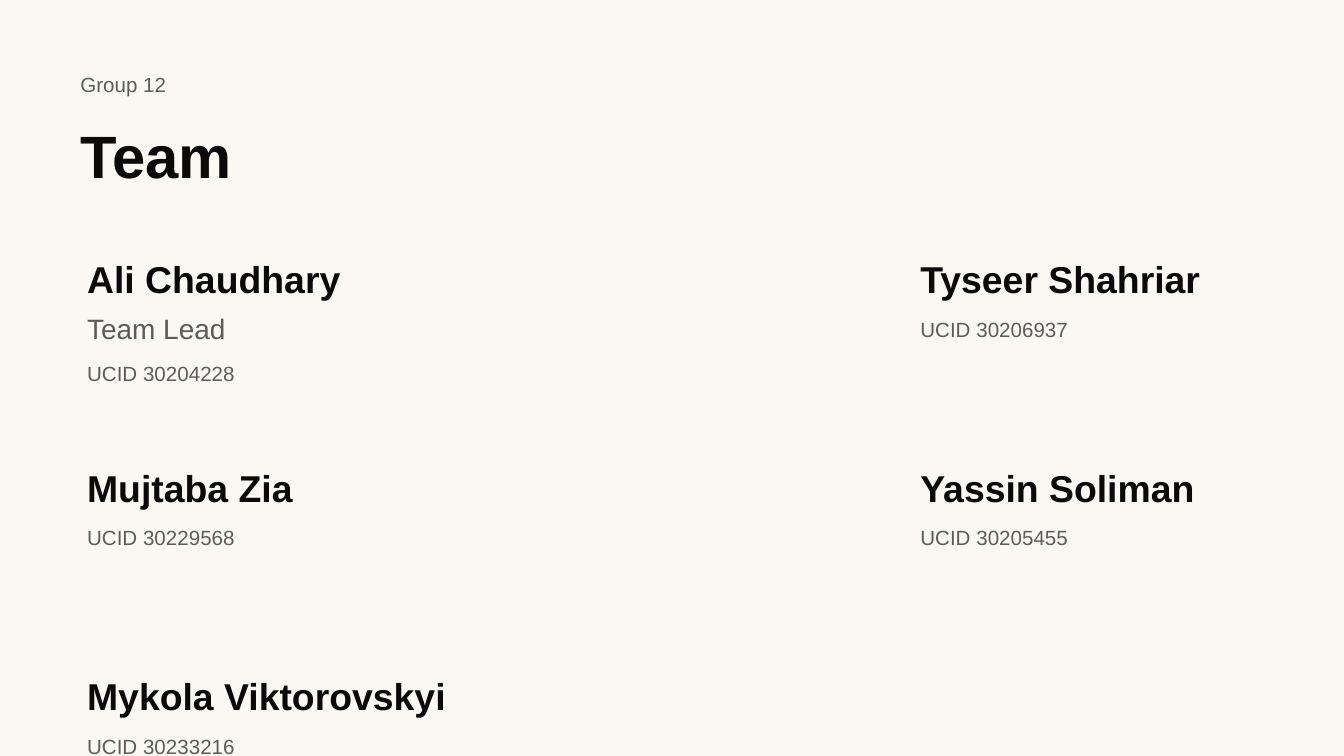
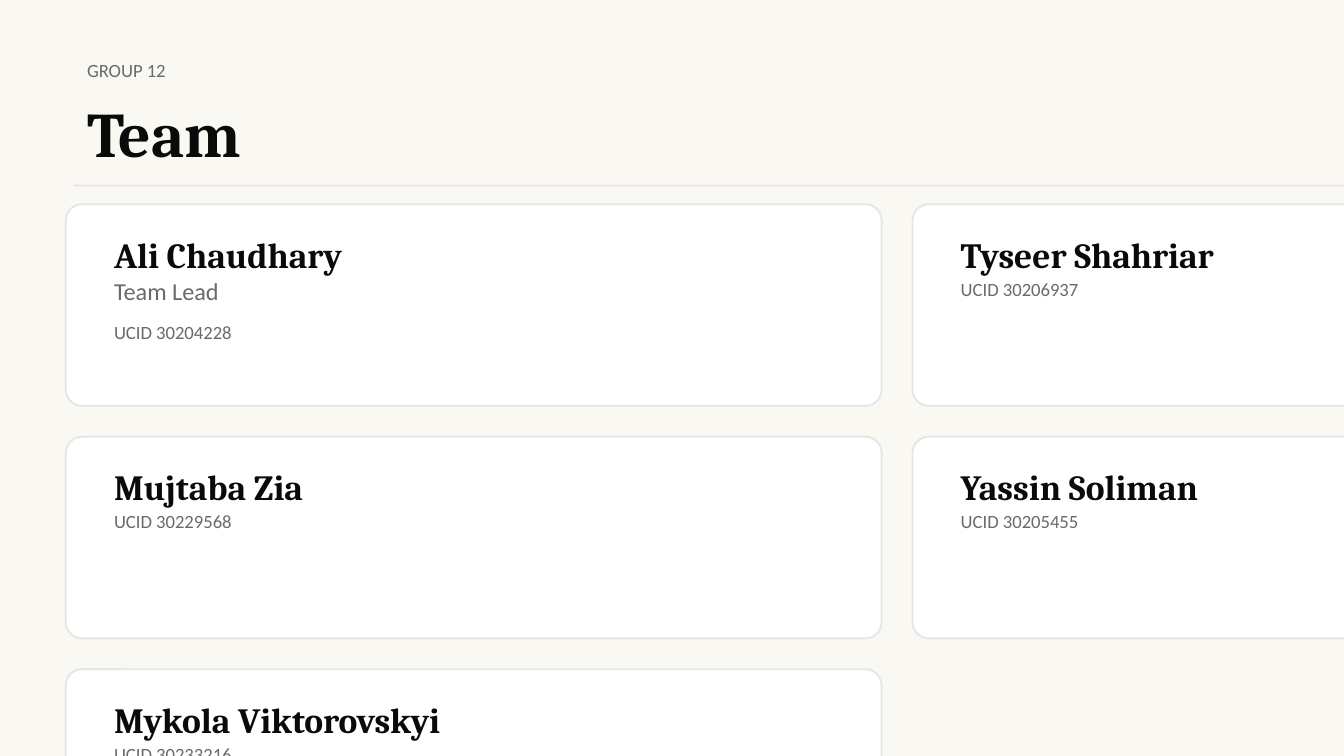
Before and after one commit to ENSF-400-Group-12/ENSF-400-Group-12-Presentation, a slide deck: slide 2 of export/ClosetAI-ENSF400-Group12.pptx. Drawn at 1344x756 pixels with LibreOffice and Linux fonts; fonts in the diff are those of the drawing. Boxes give left, top, right and bottom in pixels: in the first picture for what was removed or moved away, otherwise in the second. Text is boxed around its words. In the diff, an @@ line names an element or a change of style, - is before the commit and + after.

Commit message:
fix(exports): align PPTX/PDF with web deck layout and typography
Shared header rule, cream/white card panels, serif+sans pairing (Georgia/Calibri in PPT, Times/Helvetica in PDF), 16:9 PDF canvas, centered title slide. Regenerated export artifacts.

```diff
--- a/export/ClosetAI-ENSF400-Group12.pptx
+++ b/export/ClosetAI-ENSF400-Group12.pptx
@@ text "Team": place and size @@
-text "Team" at [80, 137, 232, 179]
+text "Team" at [87, 114, 241, 158]
@@ text "Team" at [87, 114, 241, 158]: size 32 to 34 pt, font Arial to Cambria @@
@@ text at [87, 65, 166, 77]: text changed; size 11 to 10 pt; font Arial to Calibri; text colour #5C5C5C to #6A6A6A @@
-Group 12
+GROUP 12
@@ rounded rectangle added at [66, 204, 882, 406], fill #FFFFFF, outline #E6E6E6 1 pt @@
@@ line added from (74, 185) to (1344, 185), #E6E6E6 1 pt @@
@@ rounded rectangle added at [913, 204, 1344, 406], fill #FFFFFF, outline #E6E6E6 1 pt @@
@@ text "Ali Chaudhary": place and size @@
-text "Ali Chaudhary" at [87, 266, 340, 301]
+text "Ali Chaudhary" at [114, 243, 342, 276]
@@ size 20 to 19 pt, font Arial to Cambria in 5 elements at [114, 475, 303, 508], [961, 475, 1198, 501], [114, 708, 440, 741], [114, 243, 342, 276], [961, 243, 1213, 276] @@
@@ text "Tyseer Shahriar": place and size @@
-text "Tyseer Shahriar" at [920, 266, 1200, 301]
+text "Tyseer Shahriar" at [961, 243, 1213, 276]
@@ text "Team Lead": place and size @@
-text "Team Lead" at [87, 318, 225, 340]
+text "Team Lead" at [114, 283, 219, 300]
@@ text "Team Lead" at [114, 283, 219, 300]: size 15 to 13 pt, font Arial to Calibri, text colour #5C5C5C to #6A6A6A @@
@@ size 11 to 10 pt, font Arial to Calibri, text colour #5C5C5C to #6A6A6A in 5 elements at [101, 737, 847, 756], [114, 515, 231, 528], [961, 516, 1078, 528], [114, 326, 231, 339], [961, 283, 1078, 296] @@
@@ text "UCID 30206937": place and size @@
-text "UCID 30206937" at [920, 322, 1067, 337]
+text "UCID 30206937" at [961, 283, 1078, 296]
@@ text "UCID 30204228": place and size @@
-text "UCID 30204228" at [87, 366, 234, 381]
+text "UCID 30204228" at [114, 326, 231, 339]
@@ rounded rectangle added at [66, 437, 882, 638], fill #FFFFFF, outline #E6E6E6 1 pt @@
@@ rounded rectangle added at [913, 437, 1344, 638], fill #FFFFFF, outline #E6E6E6 1 pt @@
@@ text "Mujtaba Zia": place and size @@
-text "Mujtaba Zia" at [87, 475, 293, 509]
+text "Mujtaba Zia" at [114, 475, 303, 508]
@@ text "Yassin Soliman": place and size @@
-text "Yassin Soliman" at [920, 475, 1194, 503]
+text "Yassin Soliman" at [961, 475, 1198, 501]
@@ text "UCID 30229568": place and size @@
-text "UCID 30229568" at [87, 530, 234, 545]
+text "UCID 30229568" at [114, 515, 231, 528]
@@ text "UCID 30205455": place and size @@
-text "UCID 30205455" at [920, 530, 1067, 545]
+text "UCID 30205455" at [961, 516, 1078, 528]
@@ rounded rectangle added at [66, 669, 882, 756], fill #FFFFFF, outline #E6E6E6 1 pt @@
@@ text "Mykola Viktorovskyi": place and size @@
-text "Mykola Viktorovskyi" at [87, 683, 445, 718]
+text "Mykola Viktorovskyi" at [114, 708, 440, 741]
@@ text "UCID 30233216": place and size @@
-text "UCID 30233216" at [87, 739, 234, 754]
+text "UCID 30233216" at [101, 737, 847, 756]
```
Also in this commit, not shown: 6 other slides changed, 3 other files.
